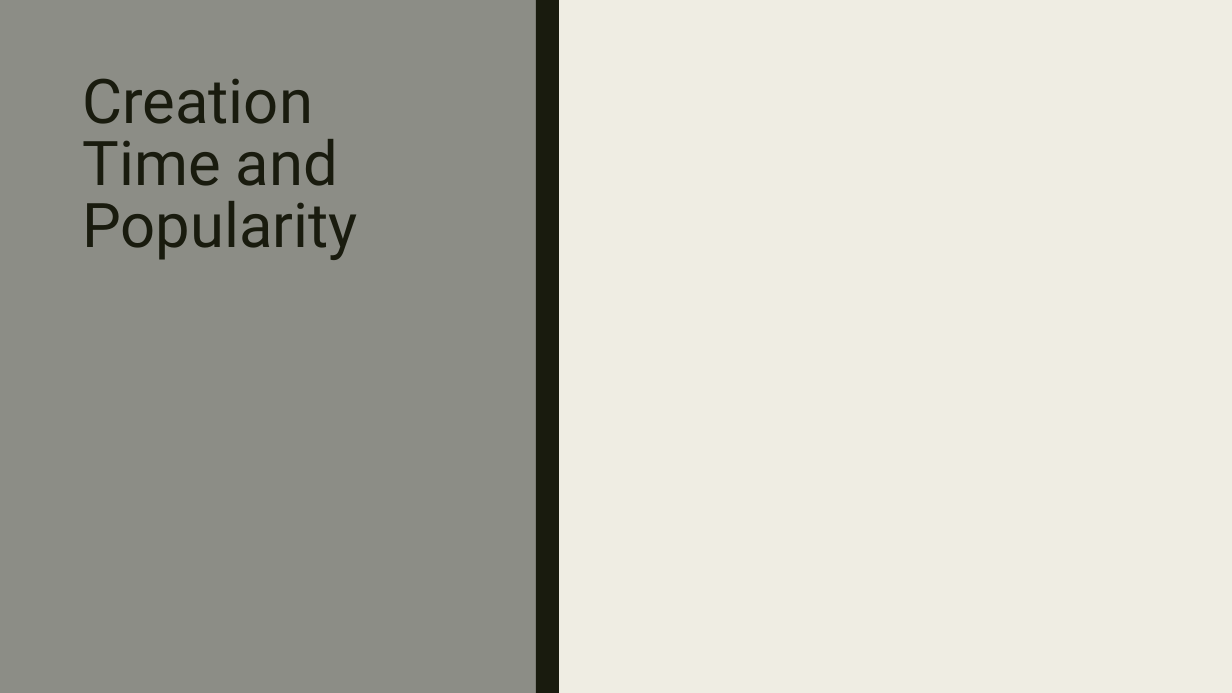
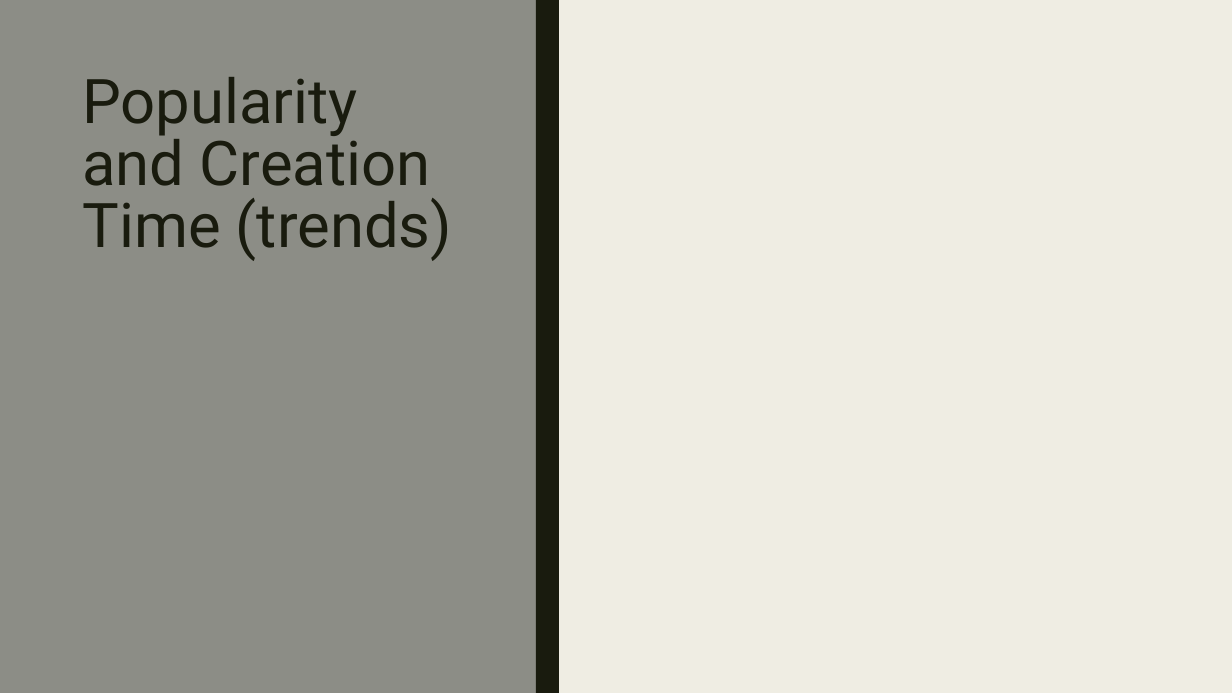
Before and after one commit to EvaTarr/CMPT412Project, a slide deck: slide 7 of presentation.pptx (slide 8 before the commit). Drawn at 1232x693 pixels with LibreOffice and Linux fonts; fonts in the diff are those of the drawing. Boxes give left, top, right and bottom in pixels: in the first picture for what was removed or moved away, otherwise in the second. Text is boxed around its words. In the diff, an @@ line names an element or a change of style, - is before the commit and + after.

Commit message:
-updated the presentation -finished popularityAndSentiment.py and added to presentation -finsihed numOfWordsAndPopularity.py and added to presentation -Added more info to README -Added dayTimeOfCreationAndScore.py to handle the time of day statistics

```diff
--- a/presentation.pptx
+++ b/presentation.pptx
@@ title at (82, 77, 452, 261): text changed @@
-Creation Time and Popularity
+Popularity and Creation Time (trends)
```
Also in this commit, not shown: 4 other slides changed, 1 slide added, 2 slides removed, 7 other files.
